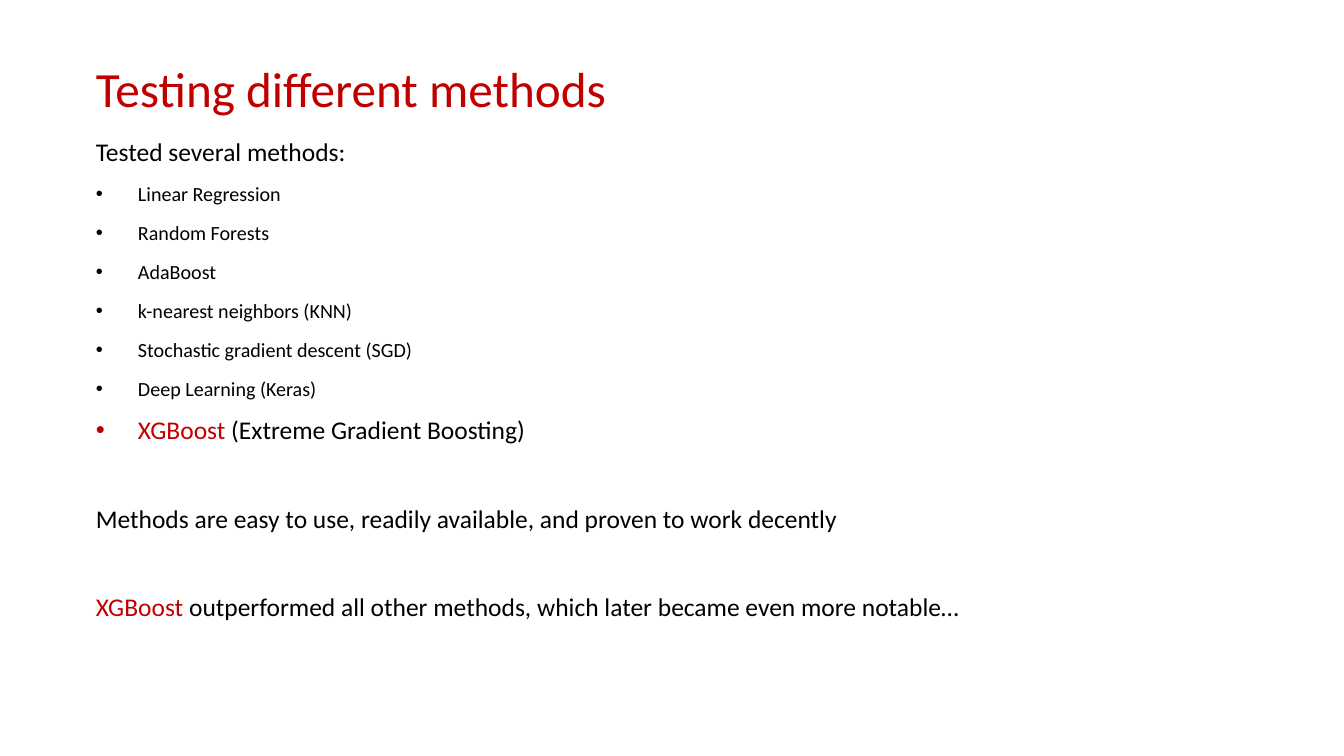
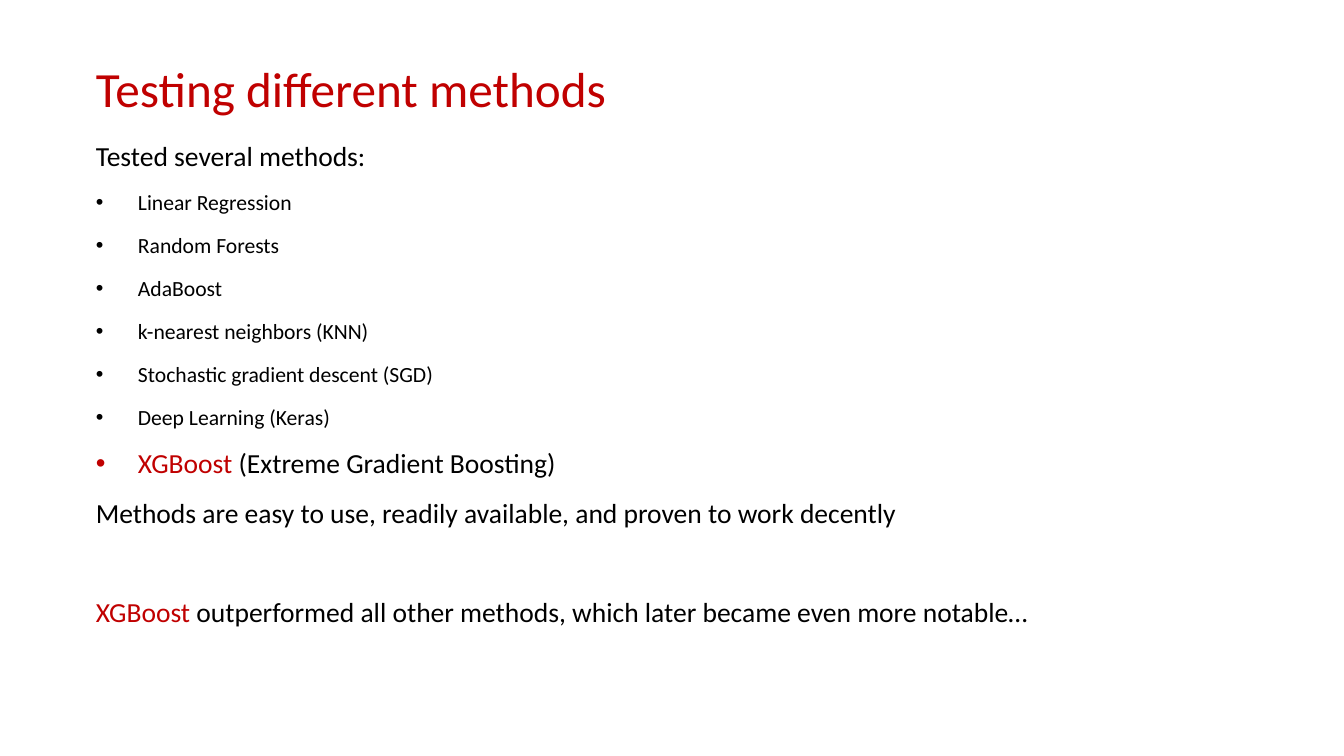
Before and after one commit to mrngm/Classified, a slide deck: slide 6 of presentatie/Classified_MLiP_final_presentation_2.pptx. Drawn at 1344x756 pixels with LibreOffice and Linux fonts; fonts in the diff are those of the drawing; background and template pictures are left out. Boxes give left, top, right and bottom in pixels: in the first picture for what was removed or moved away, otherwise in the second. Text is boxed around its words. In the diff, an @@ line names an element or a change of style, - is before the commit and + after.

```diff
--- a/presentatie/Classified_MLiP_final_presentation_2.pptx
+++ b/presentatie/Classified_MLiP_final_presentation_2.pptx
@@ text "Tested several methods:" at (96,147,1027,627): size 25.9 to 28 pt in "Tested several methods:", "XGBoost (Extreme Gradient Boosting)", "Methods are easy to use, readily available, ...", "XGBoost outperformed all other methods, which later ..."; size 20.4 to 22 pt in "Linear Regression", "Random Forests", "AdaBoost", "k-nearest neighbors (KNN)" and 2 more places; line spacing 0.8 to 0.9 @@
```
Also in this commit, not shown: 2 other slides changed, 1 other file.
